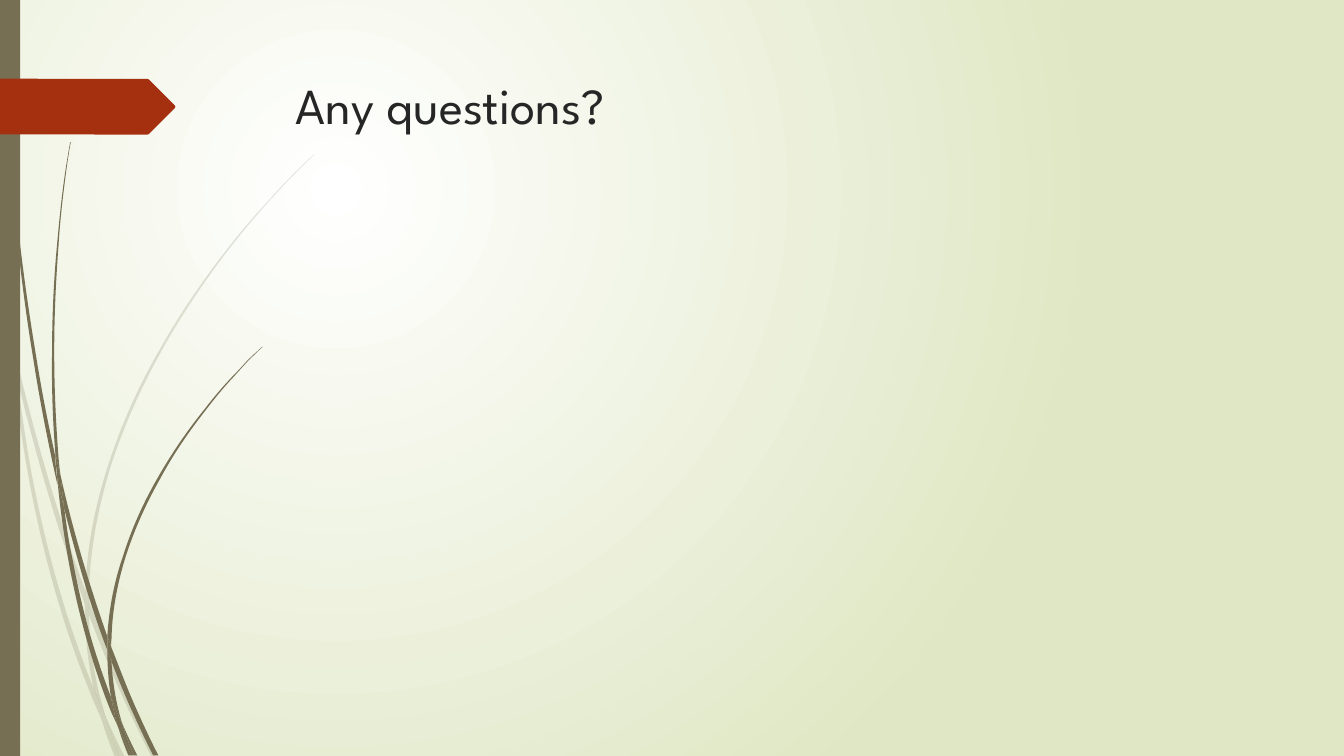
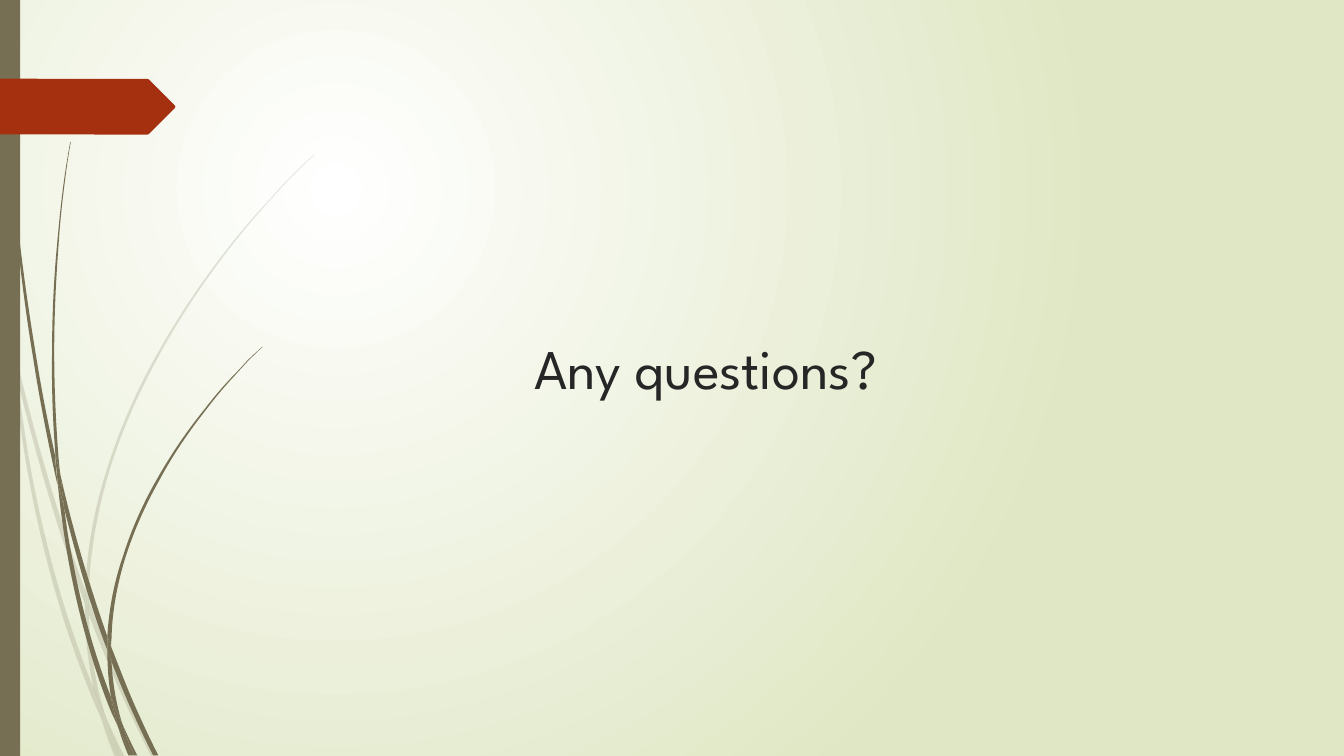
Before and after one commit to RM147/StoryGen, a slide deck: slide 15 of Project Presentation.pptx (slide 13 before the commit). Drawn at 1344x756 pixels with LibreOffice and Linux fonts; fonts in the diff are those of the drawing. Boxes give left, top, right and bottom in pixels: in the first picture for what was removed or moved away, otherwise in the second. Text is boxed around its words. In the diff, an @@ line names an element or a change of style, - is before the commit and + after.

```diff
--- a/Project Presentation.pptx
+++ b/Project Presentation.pptx
@@ title "Any questions?": place and size @@
-title "Any questions?" at box(296, 90, 605, 135)
+title "Any questions?" at box(534, 351, 877, 401)
@@ title "Any questions?" at box(534, 351, 877, 401): size 36 to 40 pt; alignment left to centre @@
```
Also in this commit, not shown: 7 other slides changed, 4 slides added, 2 slides removed.
